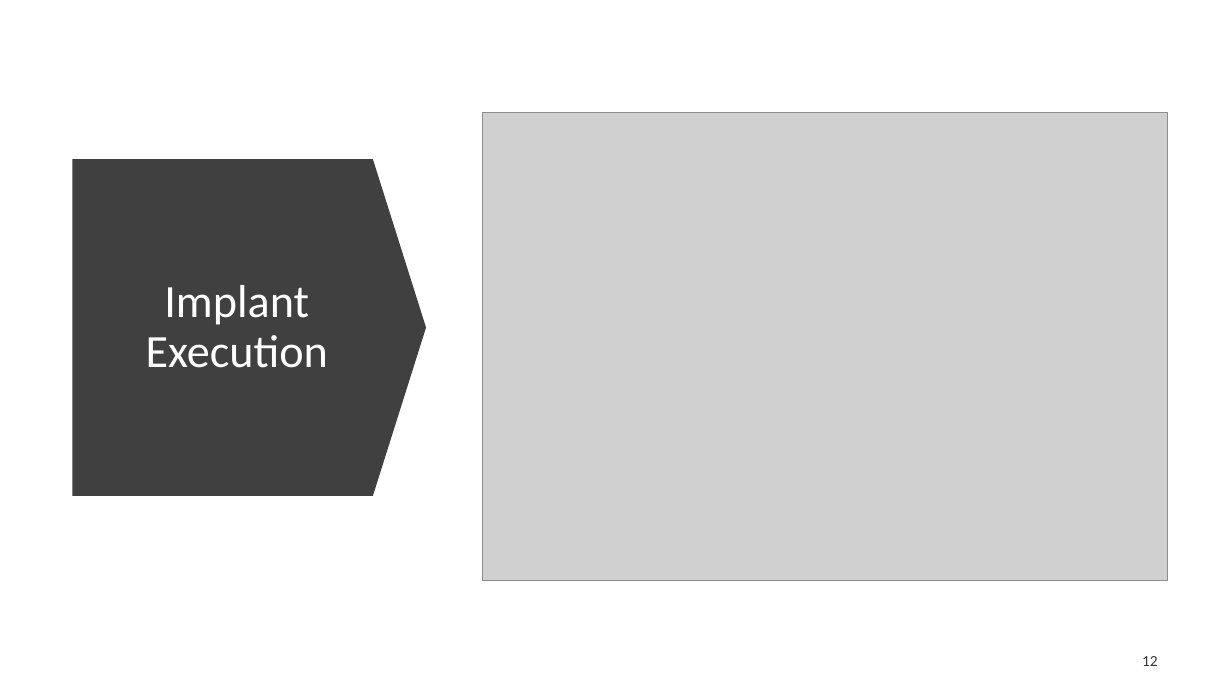
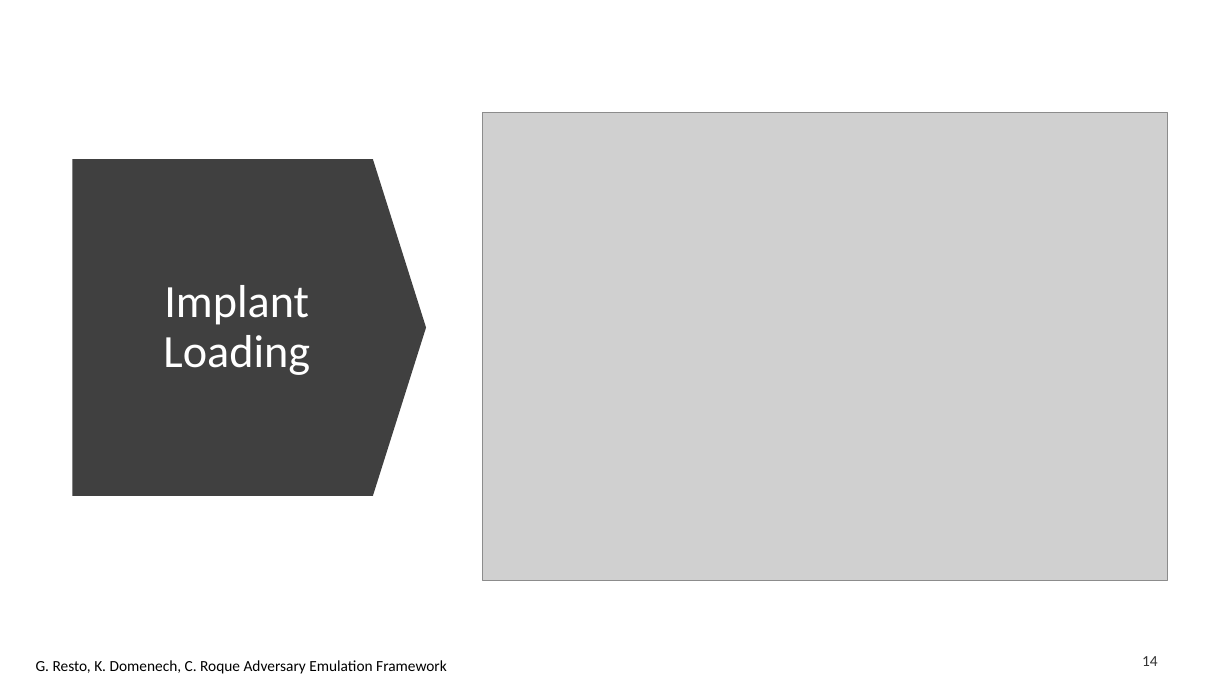
Before and after one commit to racoten/Capstone, a slide deck: slide 14 of Design/Capstone 2 Presentation.pptx (slide 12 before the commit). Drawn at 1232x693 pixels with LibreOffice and Linux fonts; fonts in the diff are those of the drawing; grey boxes stand for pictures. Boxes give left, top, right and bottom in pixels: in the first picture for what was removed or moved away, otherwise in the second. Text is boxed around its words. In the diff, an @@ line names an element or a change of style, - is before the commit and + after.

```diff
--- a/Design/Capstone 2 Presentation.pptx
+++ b/Design/Capstone 2 Presentation.pptx
@@ title at [163, 285, 310, 375]: text changed @@
-Implant Execution
+Implant Loading
@@ page number at [1142, 656, 1158, 666]: text changed @@
-12
+14
@@ text added at [36, 660, 447, 674], 12 pt, text #000000 @@
+G. Resto, K. Domenech, C. Roque Adversary Emulation Framework
```
Also in this commit, not shown: 10 other slides changed, 3 slides added, 28 other files.
